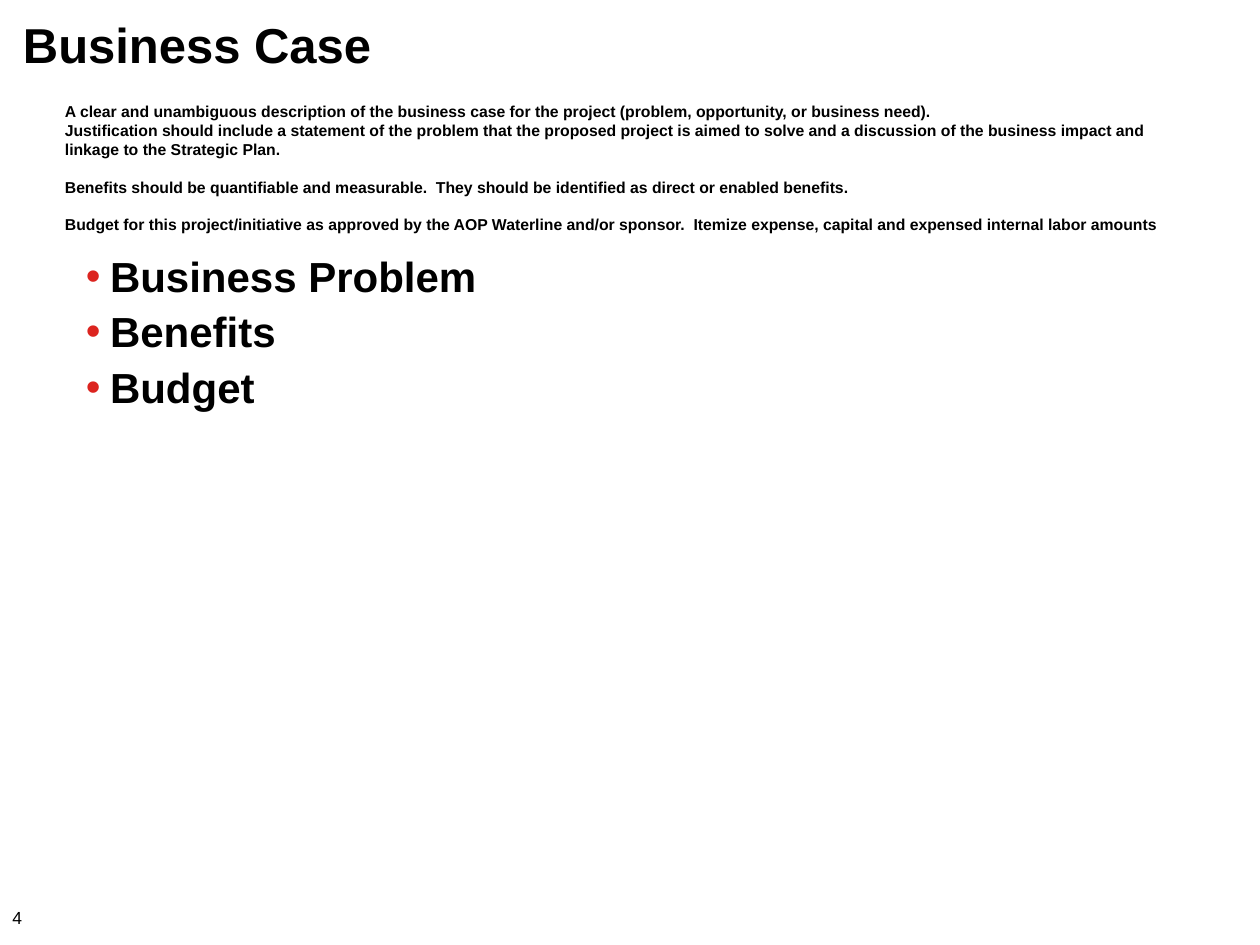
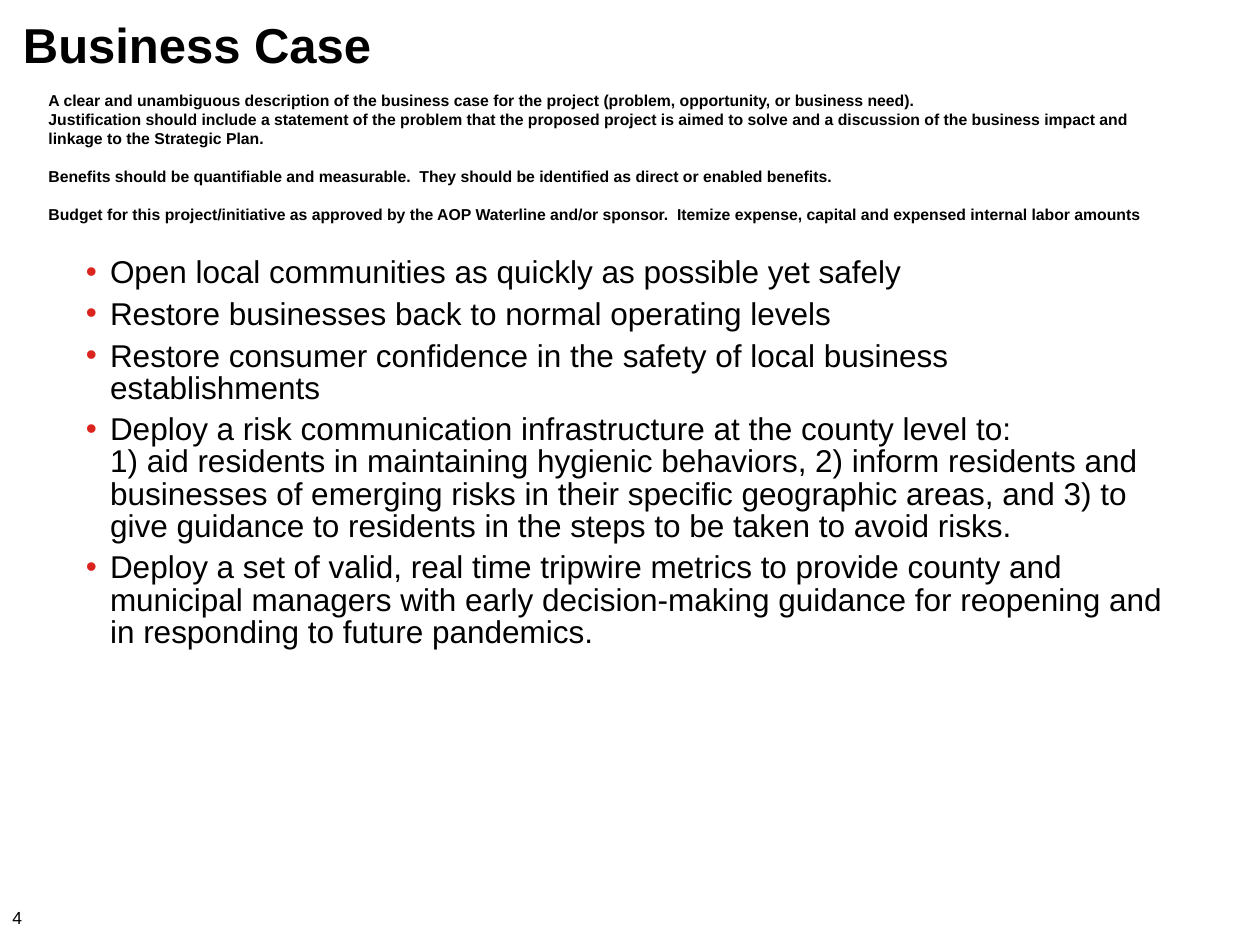
Before and after one commit to megancusey/DataScienceProjects, a slide deck: slide 4 of MDS 561/Project Charter.pptx. Drawn at 1260x945 pixels with LibreOffice and Linux fonts; fonts in the diff are those of the drawing. Boxes give left, top, right and bottom in pixels: in the first picture for what was removed or moved away, otherwise in the second. Text is boxed around its words. In the diff, an @@ line names an element or a change of style, - is before the commit and + after.

```diff
--- a/MDS 561/Project Charter.pptx
+++ b/MDS 561/Project Charter.pptx
@@ text "A clear and unambiguous description ...": place and size @@
-text "A clear and unambiguous description ..." at (65, 105, 1157, 234)
+text "A clear and unambiguous description ..." at (48, 94, 1140, 224)
@@ text at (110, 260, 1162, 649): text changed; size 24 to 18 pt; bold off @@
-• Business Problem
-• Benefits
-• Budget
+• Open local communities as quickly as possible yet safely
+• Restore businesses back to normal operating levels
+• Restore consumer confidence in the safety of local business establishments
+• Deploy a risk communication infrastructure at the county level to: 1) aid residents in maintaining hygienic behaviors, 2) inform residents and businesses of emerging risks in their specific geographic areas, and 3) to give guidance to residents in the steps to be taken to avoid risks.
+• Deploy a set of valid, real time tripwire metrics to provide county and municipal managers with early decision-making guidance for reopening and in responding to future pandemics.
```
Also in this commit, not shown: 1 other slide changed.
